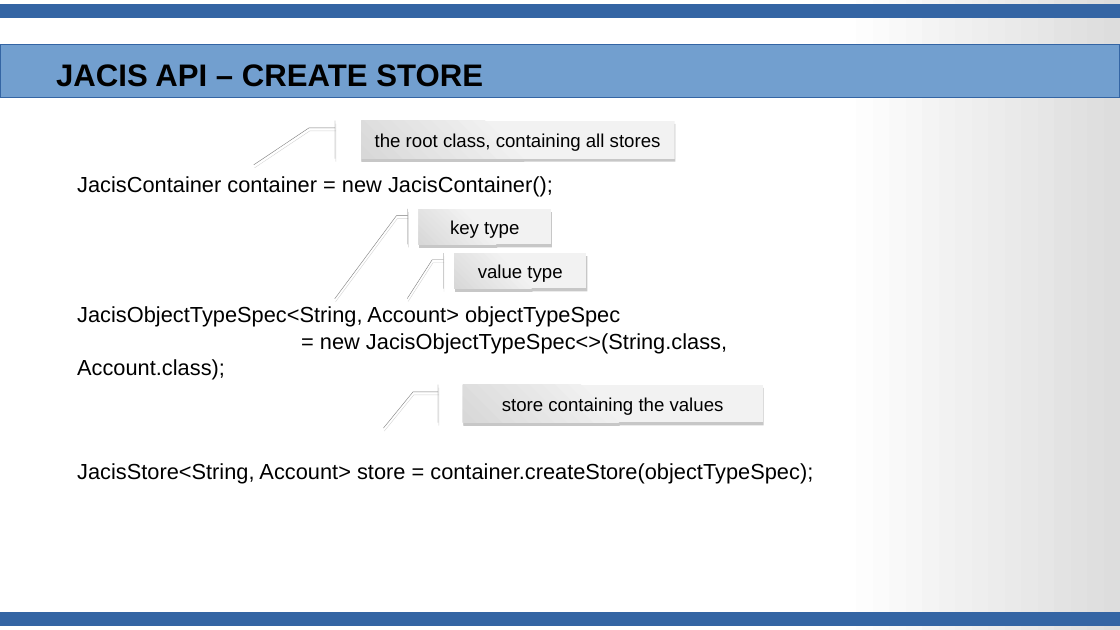
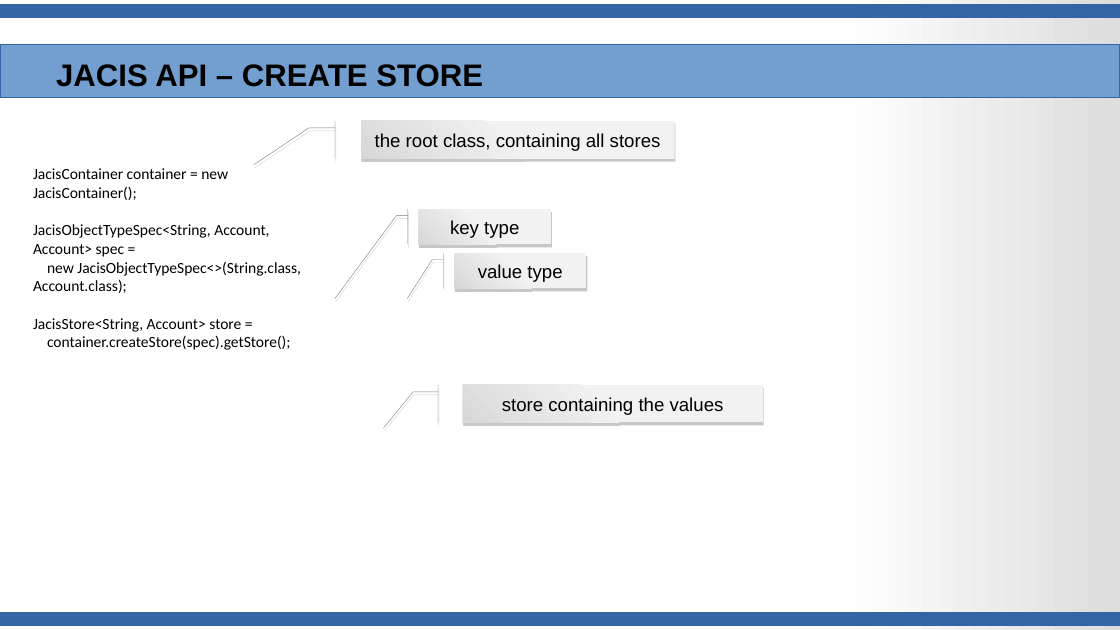
Before and after one commit to JanWiemer/jacis, a slide deck: slide 36 of doc/JACIS-Presentation.odp. Drawn at 1120x630 pixels with LibreOffice and Linux fonts; fonts in the diff are those of the drawing. Boxes give left, top, right and bottom in pixels: in the first picture for what was removed or moved away, otherwise in the second. Text is boxed around its words. In the diff, an @@ line names an element or a change of style, - is before the commit and + after.

```diff
--- a/doc/JACIS-Presentation.odp
+++ b/doc/JACIS-Presentation.odp
@@ text "JacisContainer container = new JacisContainer();": place and size @@
-text "JacisContainer container = new JacisContainer();" at <box>77,176,813,484</box>
+text "JacisContainer container = new JacisContainer();" at <box>33,168,301,350</box>
@@ text at <box>33,168,228,200</box>: size 14 to 10 pt, font Arial to Calibri in "JacisContainer container = new JacisContainer();" @@
@@ text at <box>33,224,301,350</box>: text changed; size 14 to 10 pt; font Arial to Calibri @@
-JacisObjectTypeSpec<String, Account> objectTypeSpec
-= new JacisObjectTypeSpec<>(String.class, Account.class);
-JacisStore<String, Account> store = container.createStore(objectTypeSpec);
+JacisObjectTypeSpec<String, Account, Account> spec =
+new JacisObjectTypeSpec<>(String.class, Account.class);
+JacisStore<String, Account> store =
+container.createStore(spec).getStore();
```
Also in this commit, not shown: 20 other slides changed, 1 other file.
